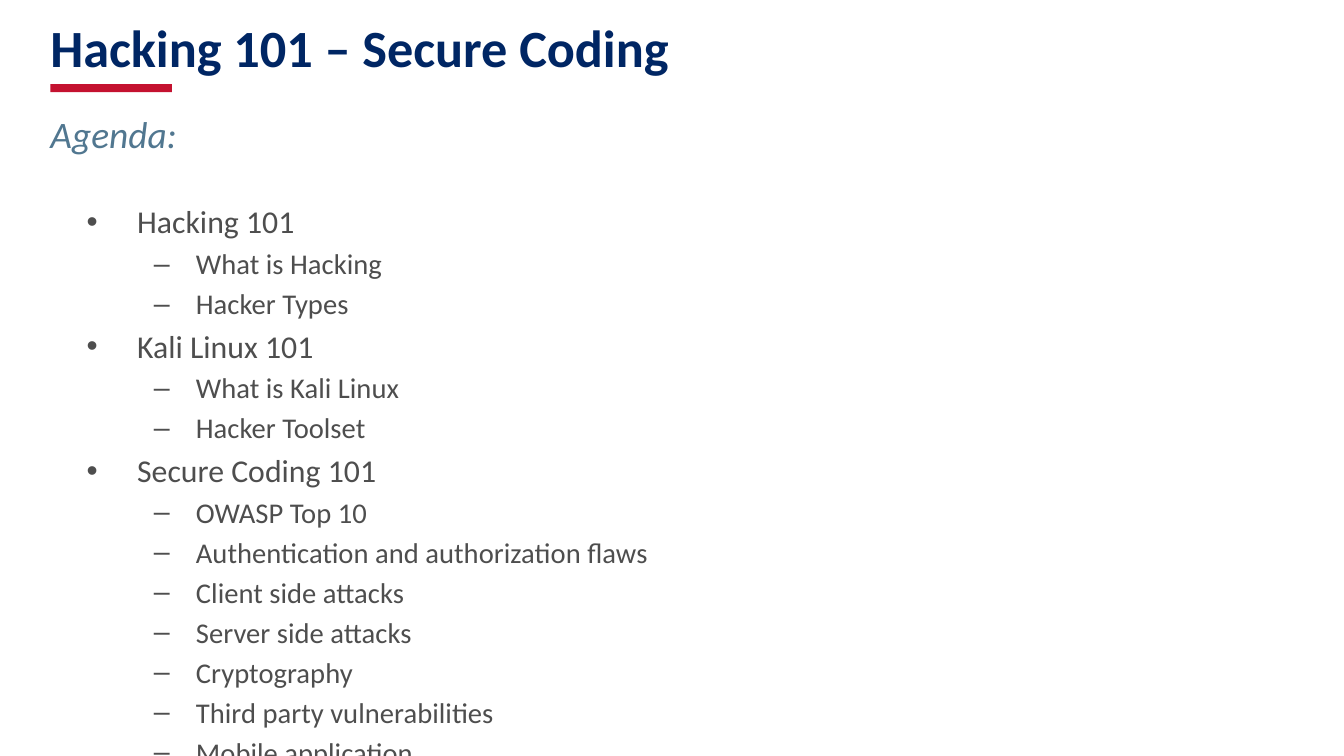
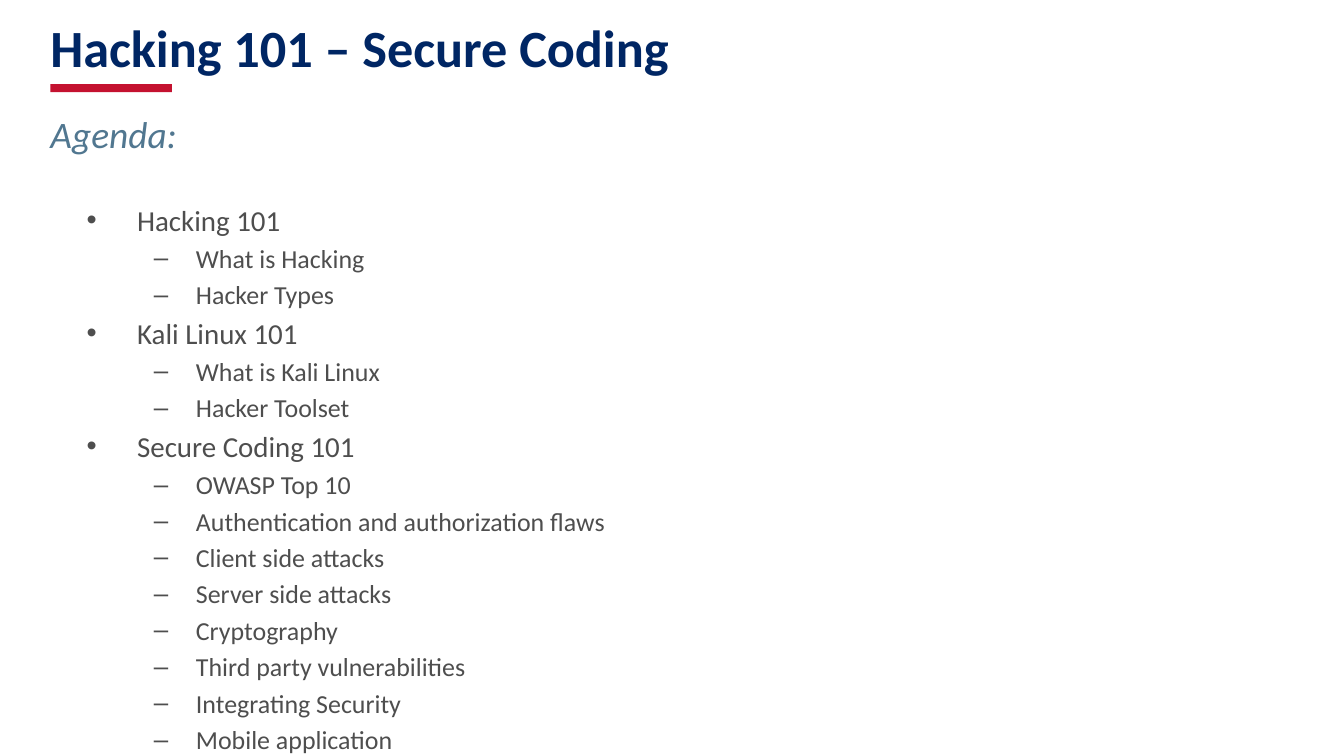
Before and after one commit to pietermyb/securecoding, a slide deck: slide 2 of EOH MC - Hacking 101 - Secure Coding.pptx. Drawn at 1344x756 pixels with LibreOffice and Linux fonts; fonts in the diff are those of the drawing; background and template pictures are left out. Boxes give left, top, right and bottom in pixels: in the first picture for what was removed or moved away, otherwise in the second. Text is boxed around its words. In the diff, an @@ line names an element or a change of style, - is before the commit and + after.

```diff
--- a/EOH MC - Hacking 101 - Secure Coding.pptx
+++ b/EOH MC - Hacking 101 - Secure Coding.pptx
@@ text at <box>137,211,604,680</box>: size 17 to 15.5 pt in "Hacking 101", "Kali Linux 101", "Secure Coding 101"; size 15.3 to 13.9 pt in "What is Hacking", "Hacker Types", "What is Kali Linux", "Hacker Toolset" and 7 more places @@
@@ text at <box>196,695,401,718</box>: paragraph added @@
+  – Integrating Security
```
Also in this commit, not shown: 3 slides added, 1 other file.
